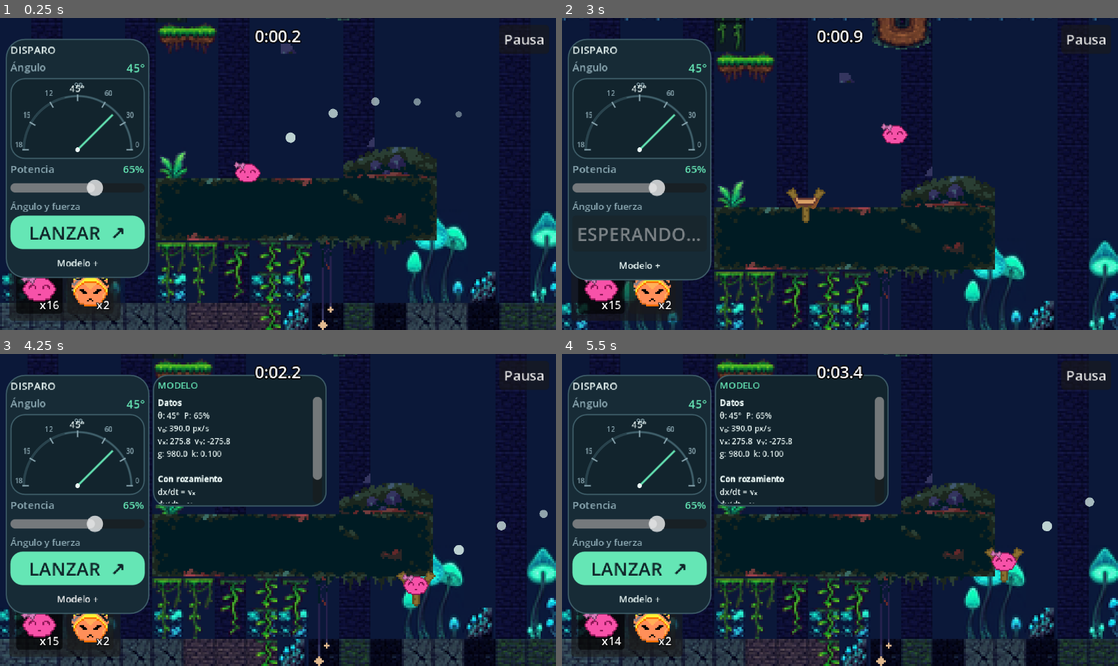
Above: before the commit, frames 1-4 (two rows, left to right).
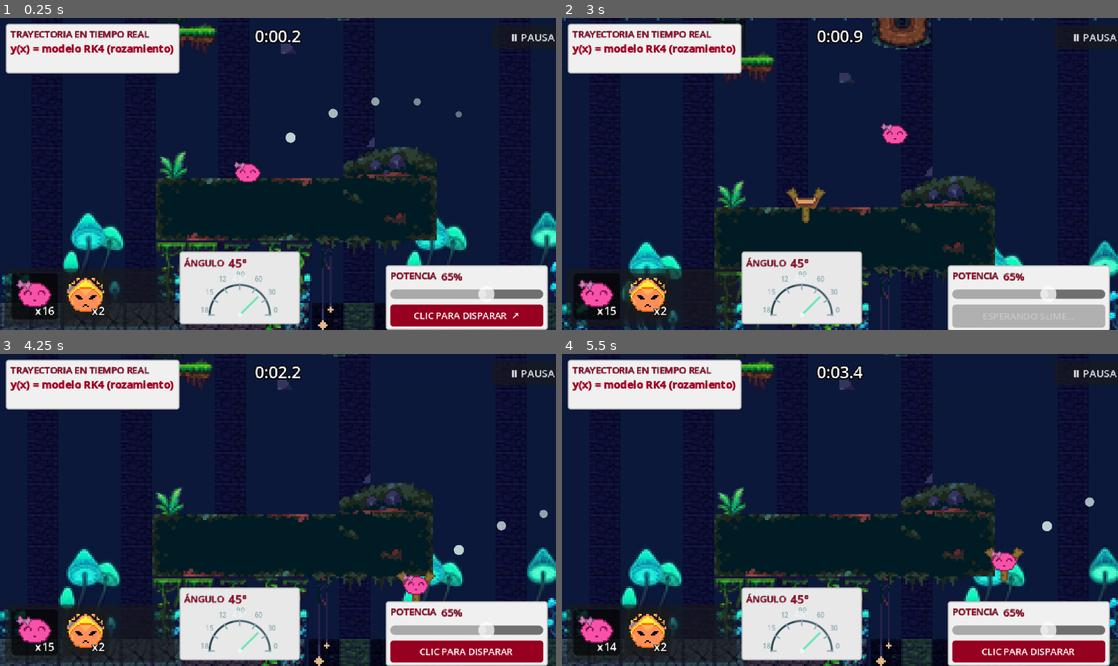
Above: after the commit, the same moments.

Repository: Navarro0k/Slimeterra
Game: Godot game, scene res://Scenes/Levels/jungleLevel.tscn
Two runs of this game, one before a commit and one after it. Both use one fixed random seed, a clock stepped at 60 frames per second and the inputs below.
Inputs (mouse positions are in pixels of both pictures, inside the frame that each line leads up to):
- Up to frame 1 (0.25 s): no input
- Up to frame 2 (3 s): click "Pausa" (after the commit: "Ⅱ PAUSA") at 0.5 s; click (1029, 314) at 1.25 s, where only the run after the commit has a clickable "CLIC PARA DISPARAR ↗"; click "Reiniciar" at 2 s; click "LANZAR ↗" (after the commit: "CLIC PARA DISPARAR ↗") at 2.75 s
- Up to frame 3 (4.25 s): click (77, 600) at 3.5 s, where only the run before the commit has a clickable "Modelo +"
- Up to frame 4 (5.5 s): click "LANZAR ↗" (after the commit: "CLIC PARA DISPARAR") at 4.25 s; click "x14" at 5 s

The runs differ from the first frame. In frame 1, 27% of the frame differs, in the area x 0-100%, y 1-100%; in frame 2, 25%; in frame 3, 30%; in frame 4, 30%.

Commit message:
feat: redesign hud shoot v1

Diff:
--- a/Scenes/UI/SlimeSelectorUI.tscn
+++ b/Scenes/UI/SlimeSelectorUI.tscn
@@ -10,14 +10,14 @@
 anchors_preset = 2
 anchor_top = 1.0
 anchor_bottom = 1.0
-offset_top = -40.0
-offset_right = 40.0
+offset_top = -50.0
+offset_right = 155.0
 grow_vertical = 0
 mouse_filter = 2
-theme_override_constants/margin_left = 8
-theme_override_constants/margin_top = 8
-theme_override_constants/margin_right = 8
-theme_override_constants/margin_bottom = 8
+theme_override_constants/margin_left = 4
+theme_override_constants/margin_top = 3
+theme_override_constants/margin_right = 4
+theme_override_constants/margin_bottom = 3
 
 [node name="Panel" type="PanelContainer" parent="Margen" unique_id=1858646630]
 layout_mode = 2
--- a/Scripts/pantalla_fin.gd
+++ b/Scripts/pantalla_fin.gd
@@ -135,11 +135,14 @@
 
 func _construir() -> void:
 	# Botón de pausa de la pantalla de juego (esquina superior derecha).
-	_btn_pausa = _crear_boton("Pausa", alternar_pausa)
-	_btn_pausa.custom_minimum_size = Vector2(0, 0)
+	_btn_pausa = _crear_boton("Ⅱ PAUSA", alternar_pausa)
+	_btn_pausa.custom_minimum_size = Vector2(70, 20)
+	_btn_pausa.add_theme_font_size_override("font_size", 9)
 	_btn_pausa.focus_mode = Control.FOCUS_NONE # Que Espacio/Enter no lo activen por accidente.
 	add_child(_btn_pausa)
-	_btn_pausa.set_anchors_and_offsets_preset(Control.PRESET_TOP_RIGHT, Control.PRESET_MODE_MINSIZE, 6)
+	_btn_pausa.set_anchors_and_offsets_preset(Control.PRESET_TOP_RIGHT, Control.PRESET_MODE_MINSIZE, 5)
+	_btn_pausa.offset_left -= 4
+	_btn_pausa.offset_top += 1
 
 	# Overlay de pausa / victoria / derrota.
 	_raiz = Control.new()
--- a/Scripts/shot_dial.gd
+++ b/Scripts/shot_dial.gd
@@ -17,7 +17,7 @@
 const MUTED := Color("#8EABB5")
 
 func _ready() -> void:
-	custom_minimum_size = Vector2(108, 64)
+	custom_minimum_size = Vector2(96, 43)
 	mouse_filter = Control.MOUSE_FILTER_STOP
 	queue_redraw()
 
--- a/Scripts/shot_hud.gd
+++ b/Scripts/shot_hud.gd
@@ -1,6 +1,6 @@
 extends CanvasLayer
 class_name ShotHUD
-## HUD construido por código: ángulo, potencia, ecuaciones y botón de lanzamiento.
+## HUD compacto para viewport 480x270. Mantiene las señales públicas usadas por Slingshoot.
 
 signal launch_requested(angle_degrees: float, power_percent: float)
 signal aim_changed(angle_degrees: float, power_percent: float)
@@ -14,33 +14,51 @@
 var _power_label: Label
 var _math_label: RichTextLabel
 var _launch_button: Button
-var _math_panel: PanelContainer
+var _pause_button: Button
 
-const BG := Color("#172B36")
-const BG_DARK := Color("#12242D")
-const BORDER := Color("#41616C")
-const ACCENT := Color("#65E6B5")
-const FG := Color("#EAF7F5")
-const MUTED := Color("#8EABB5")
+const PANEL := Color("#292D32")
+const PANEL_LIGHT := Color("#777777")
+const RED := Color("#A00020")
+const TEXT := Color("#F7F7F7")
+const EDGE := Color("#BDBDBD")
 
 func _ready() -> void:
 	layer = 10
+	process_mode = Node.PROCESS_MODE_ALWAYS
 	_construir_interfaz()
 	_actualizar_lecturas()
+	aim_changed.emit(angle_degrees, power_percent)
 
-func _panel_style(color: Color, radius: int = 16) -> StyleBoxFlat:
-	var estilo := StyleBoxFlat.new()
-	estilo.bg_color = color
-	estilo.border_color = BORDER
-	estilo.set_border_width_all(1)
-	estilo.set_corner_radius_all(radius)
-	estilo.content_margin_left = 4
-	estilo.content_margin_right = 4
-	estilo.content_margin_top = 3
-	estilo.content_margin_bottom = 3
-	estilo.shadow_color = Color(0, 0, 0, 0.25)
-	estilo.shadow_size = 0
-	return estilo
+func _panel_style(color: Color = PANEL) -> StyleBoxFlat:
+	var s := StyleBoxFlat.new()
+	s.bg_color = color
+	s.border_color = EDGE
+	s.set_border_width_all(1)
+	s.set_corner_radius_all(2)
+	s.content_margin_left = 4
+	s.content_margin_right = 4
+	s.content_margin_top = 3
+	s.content_margin_bottom = 3
+	return s
+
+func _label(texto: String, size: int = 9, color: Color = RED) -> Label:
+	var l := Label.new()
+	l.text = texto
+	l.add_theme_font_size_override("font_size", size)
+	l.add_theme_color_override("font_color", color)
+	l.add_theme_color_override("font_outline_color", Color.BLACK)
+	l.add_theme_constant_override("outline_size", 1)
+	return l
+
+func _panel_contenedor(parent: Control, nombre: String, pos: Vector2, tam: Vector2, color: Color = PANEL) -> PanelContainer:
+	var p := PanelContainer.new()
+	p.name = nombre
+	p.position = pos
+	p.size = tam
+	p.custom_minimum_size = tam
+	p.add_theme_stylebox_override("panel", _panel_style(color))
+	parent.add_child(p)
+	return p
 
 func _construir_interfaz() -> void:
 	var root := Control.new()
@@ -49,123 +67,73 @@
 	root.mouse_filter = Control.MOUSE_FILTER_PASS
 	add_child(root)
 
-	var panel := PanelContainer.new()
-	panel.name = "AimPanel"
-	panel.add_theme_stylebox_override("panel", _panel_style(BG))
-	panel.position = Vector2(5, 18)
-	panel.custom_minimum_size = Vector2(118, 0)
-	panel.size = Vector2(118, 0)
-	root.add_child(panel)
+	# Ecuación siempre visible en una tarjeta pequeña, como en el mockup.
+	var ecuacion_panel := _panel_contenedor(root, "EquationPanel", Vector2(5, 5), Vector2(150, 43), Color("#F0F0F0"))
+	var ecuacion_col := VBoxContainer.new()
+	ecuacion_col.add_theme_constant_override("separation", 0)
+	ecuacion_panel.add_child(ecuacion_col)
+	ecuacion_col.add_child(_label("TRAYECTORIA EN TIEMPO REAL", 8))
+	_math_label = RichTextLabel.new()
+	_math_label.bbcode_enabled = true
+	_math_label.fit_content = false
+	_math_label.scroll_active = false
+	_math_label.size_flags_vertical = Control.SIZE_EXPAND_FILL
+	_math_label.custom_minimum_size = Vector2(140, 23)
+	_math_label.add_theme_font_size_override("normal_font_size", 9)
+	_math_label.add_theme_font_size_override("bold_font_size", 9)
+	_math_label.add_theme_color_override("default_color", Color("#202020"))
+	ecuacion_col.add_child(_math_label)
 
-	var columna := VBoxContainer.new()
-	columna.add_theme_constant_override("separation", 2)
-	panel.add_child(columna)
-
-	var titulo := Label.new()
-	titulo.text = "DISPARO"
-	titulo.add_theme_color_override("font_color", FG)
-	titulo.add_theme_font_size_override("font_size", 9)
-	columna.add_child(titulo)
-
-	var fila_angulo := HBoxContainer.new()
-	columna.add_child(fila_angulo)
-	var lbl := Label.new()
-	lbl.text = "Ángulo"
-	lbl.size_flags_horizontal = Control.SIZE_EXPAND_FILL
-	lbl.add_theme_color_override("font_color", MUTED)
-	lbl.add_theme_font_size_override("font_size", 9)
-	fila_angulo.add_child(lbl)
-	_angle_label = Label.new()
-	_angle_label.add_theme_color_override("font_color", ACCENT)
-	_angle_label.add_theme_font_size_override("font_size", 10)
-	fila_angulo.add_child(_angle_label)
-
-	var dial_frame := PanelContainer.new()
-	dial_frame.add_theme_stylebox_override("panel", _panel_style(BG_DARK, 12))
-	dial_frame.custom_minimum_size = Vector2(108, 64)
-	columna.add_child(dial_frame)
+	# Perilla inferior central: el área de interacción permanece compacta.
+	var dial_panel := _panel_contenedor(root, "AnglePanel", Vector2(155, 202), Vector2(104, 63), Color("#E8E8E8"))
+	var dial_col := VBoxContainer.new()
+	dial_col.add_theme_constant_override("separation", 0)
+	dial_panel.add_child(dial_col)
+	var dial_header := HBoxContainer.new()
+	dial_col.add_child(dial_header)
+	dial_header.add_child(_label("ÁNGULO", 8))
+	_angle_label = _label("45°", 10)
+	dial_header.add_child(_angle_label)
 	_angle_dial = preload("res://Scripts/shot_dial.gd").new()
 	_angle_dial.name = "AngleDial"
-	dial_frame.add_child(_angle_dial)
+	_angle_dial.custom_minimum_size = Vector2(96, 43)
+	dial_col.add_child(_angle_dial)
 	_angle_dial.angle_changed.connect(_on_angle_changed)
 
-	var fila_potencia := HBoxContainer.new()
-	columna.add_child(fila_potencia)
-	var lbl_potencia := Label.new()
-	lbl_potencia.text = "Potencia"
-	lbl_potencia.size_flags_horizontal = Control.SIZE_EXPAND_FILL
-	lbl_potencia.add_theme_color_override("font_color", MUTED)
-	lbl_potencia.add_theme_font_size_override("font_size", 9)
-	fila_potencia.add_child(lbl_potencia)
-	_power_label = Label.new()
-	_power_label.add_theme_color_override("font_color", ACCENT)
-	_power_label.add_theme_font_size_override("font_size", 9)
-	fila_potencia.add_child(_power_label)
-
+	# Potencia y acción de disparo se integran en una sola tarjeta.
+	var power_panel := _panel_contenedor(root, "PowerPanel", Vector2(333, 214), Vector2(140, 51), Color("#F0F0F0"))
+	var power_col := VBoxContainer.new()
+	power_col.add_theme_constant_override("separation", 1)
+	power_panel.add_child(power_col)
+	var power_header := HBoxContainer.new()
+	power_col.add_child(power_header)
+	power_header.add_child(_label("POTENCIA", 8))
+	_power_label = _label("65%", 9)
+	power_header.add_child(_power_label)
 	_power_slider = HSlider.new()
 	_power_slider.min_value = 0
 	_power_slider.max_value = 100
 	_power_slider.step = 1
 	_power_slider.value = power_percent
-	_power_slider.custom_minimum_size.y = 10
+	_power_slider.custom_minimum_size = Vector2(126, 10)
 	_power_slider.size_flags_horizontal = Control.SIZE_EXPAND_FILL
 	_power_slider.value_changed.connect(_on_power_changed)
-	columna.add_child(_power_slider)
-
-	var nota := Label.new()
-	nota.text = "Ángulo y fuerza"
-	nota.autowrap_mode = TextServer.AUTOWRAP_WORD_SMART
-	nota.add_theme_color_override("font_color", MUTED)
-	nota.add_theme_font_size_override("font_size", 8)
-	columna.add_child(nota)
-
+	power_col.add_child(_power_slider)
 	_launch_button = Button.new()
-	_launch_button.text = "LANZAR  ↗"
-	_launch_button.custom_minimum_size.y = 20
-	_launch_button.add_theme_color_override("font_color", Color("#10272A"))
-	_launch_button.add_theme_stylebox_override("normal", _button_style(ACCENT))
-	_launch_button.add_theme_stylebox_override("hover", _button_style(Color("#8AF3CD")))
-	_launch_button.add_theme_stylebox_override("pressed", _button_style(Color("#43B995")))
+	_launch_button.text = "CLIC PARA DISPARAR  ↗"
+	_launch_button.custom_minimum_size = Vector2(130, 19)
+	_launch_button.add_theme_font_size_override("font_size", 8)
+	_launch_button.add_theme_color_override("font_color", Color.WHITE)
+	_launch_button.add_theme_stylebox_override("normal", _button_style(Color("#970020")))
+	_launch_button.add_theme_stylebox_override("hover", _button_style(Color("#C32342")))
+	_launch_button.add_theme_stylebox_override("pressed", _button_style(Color("#650016")))
 	_launch_button.pressed.connect(_on_launch_pressed)
-	columna.add_child(_launch_button)
-
-	var math_button := Button.new()
-	math_button.text = "Modelo +"
-	math_button.flat = true
-	math_button.add_theme_color_override("font_color", FG)
-	math_button.add_theme_font_size_override("font_size", 8)
-	math_button.pressed.connect(_toggle_math)
-	columna.add_child(math_button)
-
-	_math_panel = PanelContainer.new()
-	_math_panel.name = "MathPanel"
-	_math_panel.position = Vector2(132, 18)
-	_math_panel.custom_minimum_size = Vector2(150, 0)
-	_math_panel.add_theme_stylebox_override("panel", _panel_style(BG_DARK, 12))
-	root.add_child(_math_panel)
-	var math_col := VBoxContainer.new()
-	_math_panel.add_child(math_col)
-	var math_title := Label.new()
-	math_title.text = "MODELO"
-	math_title.add_theme_font_size_override("font_size", 8)
-	math_title.add_theme_color_override("font_color", ACCENT)
-	math_col.add_child(math_title)
-	_math_label = RichTextLabel.new()
-	_math_label.fit_content = false
-	_math_label.bbcode_enabled = true
-	_math_label.scroll_active = true
-	_math_label.custom_minimum_size = Vector2(140, 92)
-	_math_label.add_theme_font_size_override("normal_font_size", 7)
-	_math_label.add_theme_font_size_override("bold_font_size", 7)
-	_math_label.add_theme_color_override("default_color", FG)
-	math_col.add_child(_math_label)
-	_math_panel.visible = false
+	power_col.add_child(_launch_button)
 
 func _button_style(color: Color) -> StyleBoxFlat:
-	var estilo := _panel_style(color, 10)
-	estilo.border_color = color
-	estilo.shadow_size = 0
-	return estilo
+	var s := _panel_style(color)
+	s.border_color = color
+	return s
 
 func _on_angle_changed(valor: float) -> void:
 	angle_degrees = valor
@@ -178,43 +146,30 @@
 	aim_changed.emit(angle_degrees, power_percent)
 
 func _on_launch_pressed() -> void:
-	if not _can_launch or power_percent <= 0.0:
-		return
-	launch_requested.emit(angle_degrees, power_percent)
-
-func _toggle_math() -> void:
-	_math_panel.visible = not _math_panel.visible
-	_actualizar_lecturas()
+	if _can_launch and power_percent > 0.0:
+		launch_requested.emit(angle_degrees, power_percent)
 
 func set_launch_enabled(enabled: bool) -> void:
 	_can_launch = enabled
 	if is_instance_valid(_launch_button):
 		_launch_button.disabled = not enabled or power_percent <= 0.0
-		_launch_button.text = "LANZAR  ↗" if enabled else "ESPERANDO…"
+		_launch_button.text = "CLIC PARA DISPARAR" if enabled else "ESPERANDO SLIME..."
 
 func set_model_values(position_initial: Vector2, velocity_initial: Vector2, gravity: float, damping: float) -> void:
 	if not is_instance_valid(_math_label):
 		return
-	var speed := velocity_initial.length()
-	var theta := deg_to_rad(angle_degrees)
-	var vx := velocity_initial.x
-	var vy := velocity_initial.y
-	var texto := "[b]Datos[/b]\n"
-	texto += "θ: %.0f°  P: %.0f%%\n" % [angle_degrees, power_percent]
-	texto += "v₀: %.1f px/s\n" % speed
-	texto += "vₓ: %.1f  vᵧ: %.1f\n" % [vx, vy]
-	texto += "g: %.1f  k: %.3f\n\n" % [gravity, damping]
-	if absf(damping) < 0.00001:
-		texto += "[b]Parábola[/b]\n"
-		texto += "x = x₀ + vₓ·t\n"
-		texto += "y = y₀ + vᵧ·t + ½gt²\n"
-		texto += "y positiva hacia abajo.\n"
+	var modelo := ModeloDisparo.ecuacion_parabolica(position_initial, velocity_initial, gravity)
+	var texto := "[color=#A00020][b]y(x) = "
+	if bool(modelo.get("valida", false)) and absf(damping) < 0.00001:
+		var a: float = float(modelo["a"])
+		var b: float = float(modelo["b"])
+		var c: float = float(modelo["c"])
+		texto += "%.3fx[sup]2[/sup] %s %.3fx %s %.2f" % [a, "+" if b >= 0.0 else "−", absf(b), "+" if c >= 0.0 else "−", absf(c)]
+	elif absf(velocity_initial.x) < 0.0001:
+		texto += "x = %.1f (vertical)" % position_initial.x
 	else:
-		texto += "[b]Con rozamiento[/b]\n"
-		texto += "dx/dt = vₓ\n"
-		texto += "dy/dt = vᵧ\n"
-		texto += "dv/dt = (0,g) − k·v\n"
-		texto += "Método RK4.\n"
+		texto += "modelo RK4 (rozamiento)"
+	texto += "[/b][/color]"
 	_math_label.text = texto
 
 func _actualizar_lecturas() -> void:
Not shown, removed: Scenes.zip
Not shown, removed: parchear_level_ice.py
